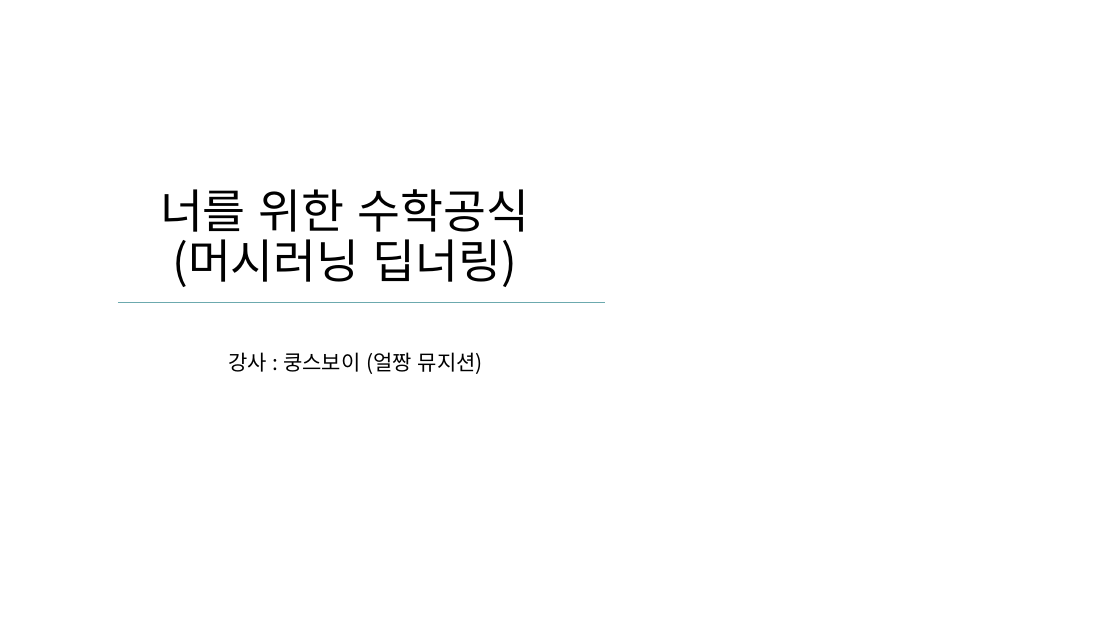
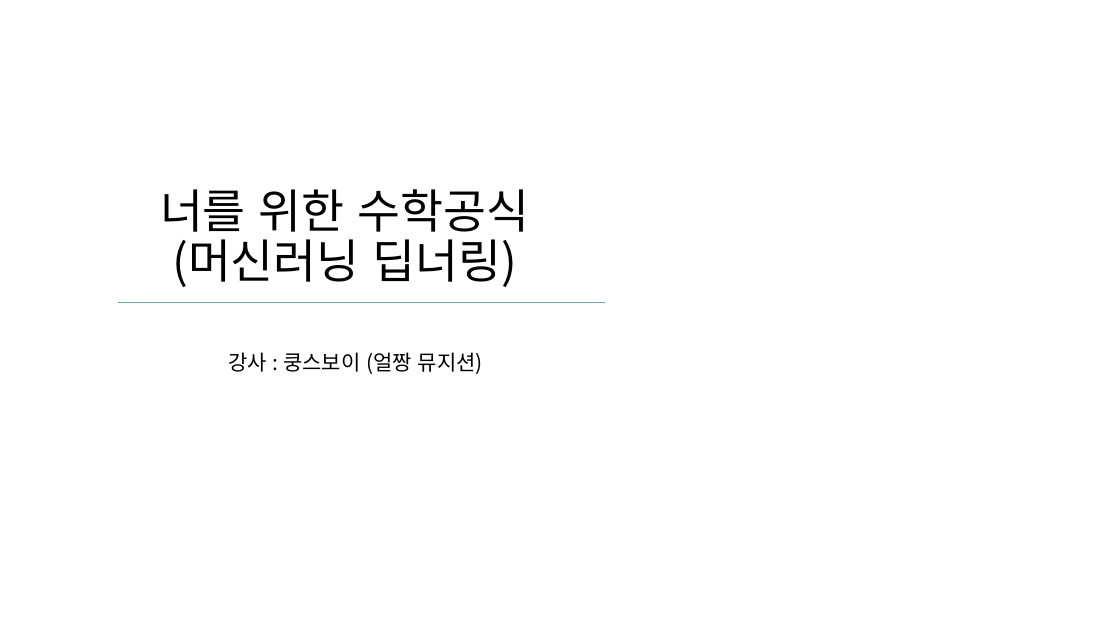
Before and after one commit to nqwrt/Gwangju-AI-Academy, a slide deck: slide 1 of 머신러닝-유형/AI-딥러닝을위한-수학공식.pptx. Drawn at 1120x630 pixels with LibreOffice and Linux fonts; fonts in the diff are those of the drawing; background and template pictures are left out. Boxes give left, top, right and bottom in pixels: in the first picture for what was removed or moved away, otherwise in the second. Text is boxed around its words. In the diff, an @@ line names an element or a change of style, - is before the commit and + after.

```diff
--- a/머신러닝-유형/AI-딥러닝을위한-수학공식.pptx
+++ b/머신러닝-유형/AI-딥러닝을위한-수학공식.pptx
@@ title at [160, 189, 530, 287]: text changed @@
-너를 위한 수학공식
-(머시러닝 딥너링)
+너를 위한 수학공식
+(머신러닝 딥너링)
```
Also in this commit, not shown: 2 other files.
